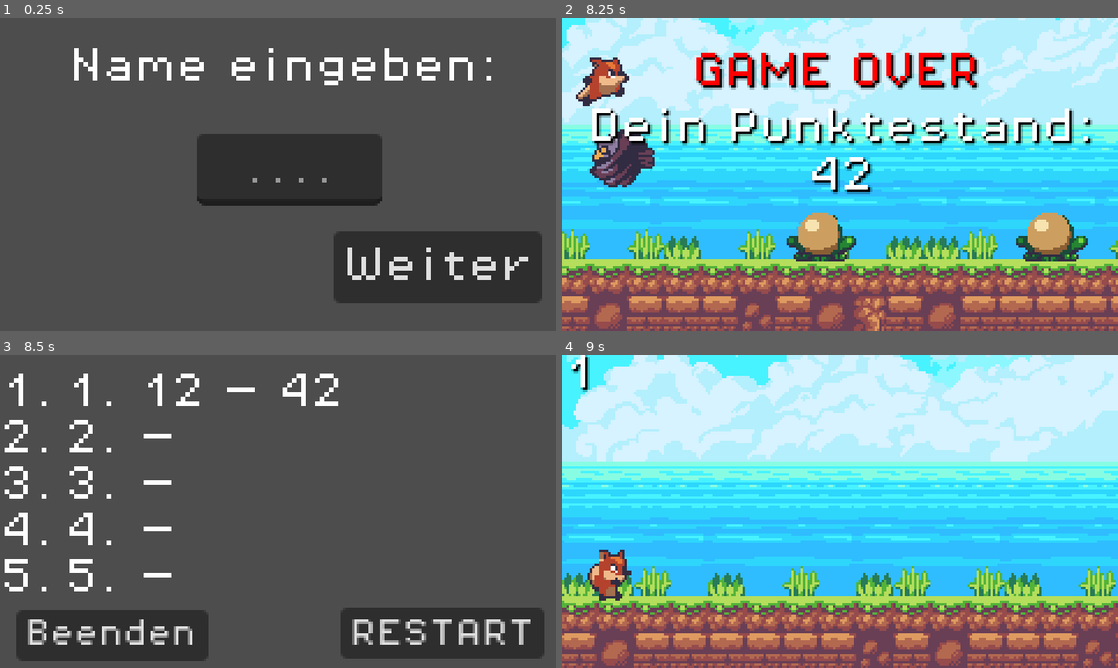
Above: before the commit, frames 1-4 (two rows, left to right).
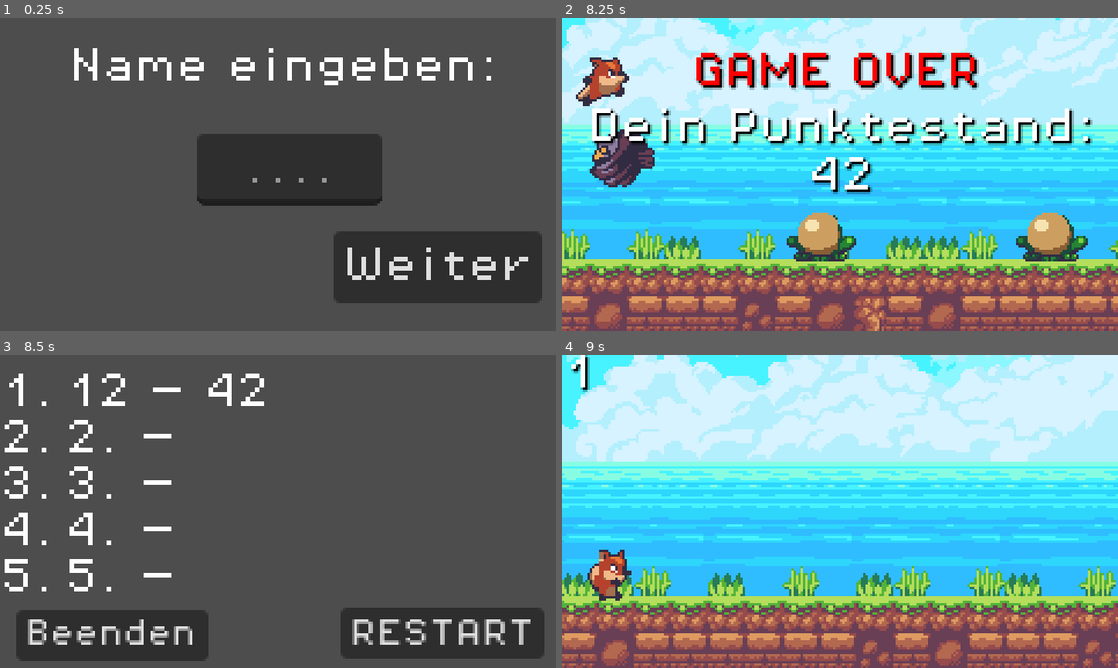
Above: after the commit, the same moments.

Repository: AmarAzizi/FoxAndFurious
Game: Godot game, scene res://scenes/iniziale.tscn
The game is run twice, just before and just after one commit, with the same random seed, the same clock (stepped at 60 frames per second) and the same inputs.
Inputs (mouse positions are in pixels of both pictures, inside the frame that each line leads up to):
- Up to frame 1 (0.25 s): no input
- Up to frame 2 (8.25 s): click (851, 171) at 0.52 s; type "12" at 0.6 s; click "Weiter" at 1.25 s; move the mouse to (962, 158) at 2.02 s; click (962, 158) at 2.1 s; move the mouse to (728, 190) at 2.77 s; tap Space (spazio) every 1.5 s from 2.85 to 7.35 s; move the mouse to (895, 105) at 3.52 s; click (895, 105) at 3.6 s; move the mouse to (812, 237) at 4.27 s; move the mouse to (1006, 221) at 5.02 s; click (1006, 221) at 5.1 s; move the mouse to (673, 127) at 5.77 s; move the mouse to (867, 174) at 6.52 s; click (867, 174) at 6.6 s; move the mouse to (756, 96) at 7.27 s; move the mouse to (962, 158) at 8.02 s; click (962, 158) at 8.1 s
- Up to frame 3 (8.5 s): no input
- Up to frame 4 (9 s): click "RESTART" at 8.75 s

Frames 1-2 are identical in both runs. In frame 3, 1.3% of the frame differs, in the area x 18-61%, y 5-17%; in frame 4, nothing differs.

Commit message:
Podium korrigiert

Diff:
--- a/scripts/PodiumScreen.gd
+++ b/scripts/PodiumScreen.gd
@@ -48,6 +48,6 @@
 	for i in range(data_labels.size()):
 		if i < sorted.size():
 			var entry = sorted[i]
-			data_labels[i].text = "%d. %s — %d" % [i+1, entry["name"], entry["score"]]
+			data_labels[i].text = "%s — %d" % [entry["name"], entry["score"]]
 		else:
 			data_labels[i].text = "%d. —" % (i+1)
